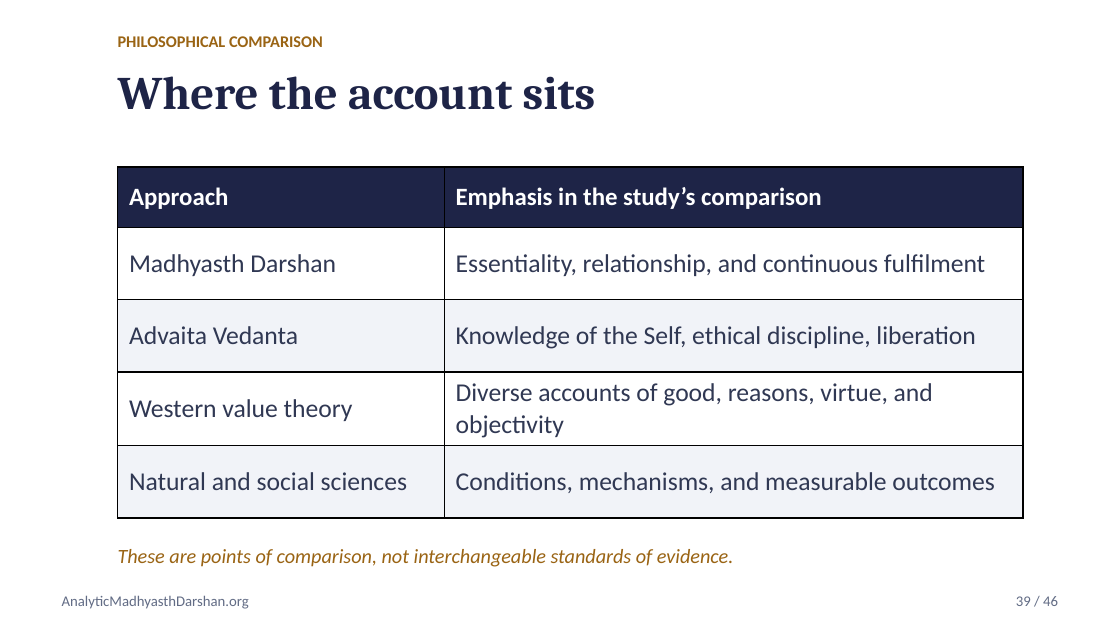
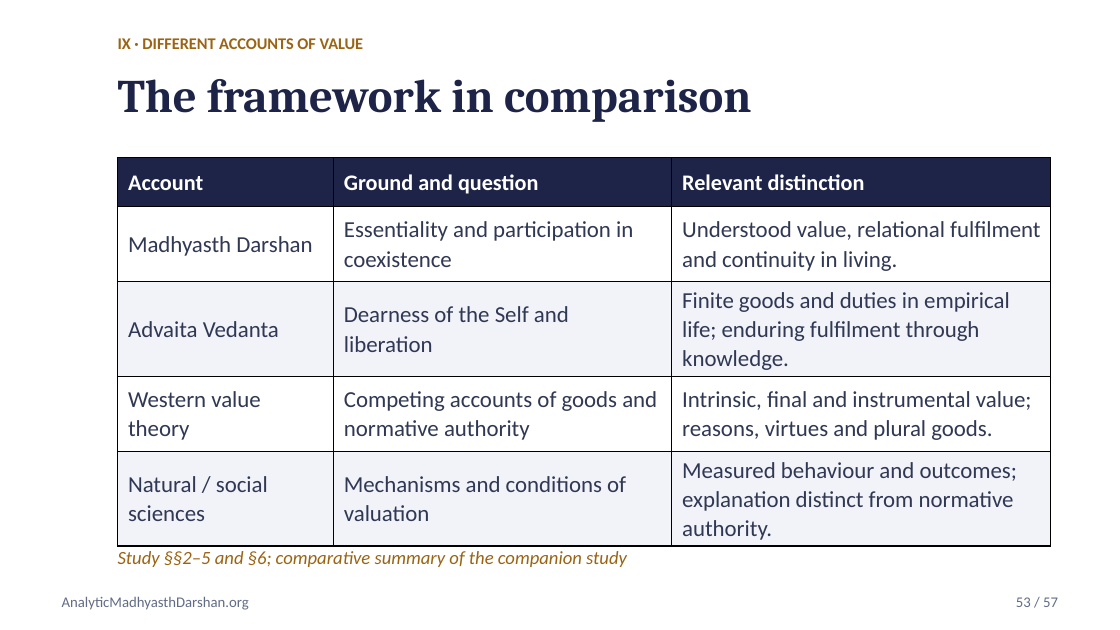
Before and after one commit to raghavamohan/AnalyticMadhyasthDarshan, a slide deck: slide 53 of Studies/Axiology-Value-Theory/Axiology-Value-Theory-Madhyasth-Darshan.pptx (slide 39 before the commit). Drawn at 1120x630 pixels with LibreOffice and Linux fonts; fonts in the diff are those of the drawing. Boxes give left, top, right and bottom in pixels: in the first picture for what was removed or moved away, otherwise in the second. Text is boxed around its words. In the diff, an @@ line names an element or a change of style, - is before the commit and + after.

Commit message:
Expand axiology companion deck with detailed value framework

```diff
--- a/Studies/Axiology-Value-Theory/Axiology-Value-Theory-Madhyasth-Darshan.pptx
+++ b/Studies/Axiology-Value-Theory/Axiology-Value-Theory-Madhyasth-Darshan.pptx
@@ text at [118,38,364,49]: text changed @@
-PHILOSOPHICAL COMPARISON
+IX · DIFFERENT ACCOUNTS OF VALUE
@@ text at [118,79,751,122]: text changed @@
-Where the account sits
+The framework in comparison
@@ table at [118,158,1052,544] @@
-column 1: Approach | Madhyasth Darshan | Advaita Vedanta | Western value theory | Natural and social sciences
-column 2: Emphasis in the study’s comparison | Essentiality, relationship, and continuous fulfilment | Knowledge of the Self, ethical discipline, liberation | Diverse accounts of good, reasons, virtue, and objectivity | Conditions, mechanisms, and measurable outcomes
+column 1: Account | Madhyasth Darshan | Advaita Vedanta | Western value theory | Natural / social sciences
+column 2: Ground and question | Essentiality and participation in coexistence | Dearness of the Self and liberation | Competing accounts of goods and normative authority | Mechanisms and conditions of valuation
+column 3: Relevant distinction | Understood value, relational fulfilment and continuity in living. | Finite goods and duties in empirical life; enduring fulfilment through knowledge. | Intrinsic, final and instrumental value; reasons, virtues and plural goods. | Measured behaviour and outcomes; explanation distinct from normative authority.
@@ table: place and size @@
-table at [118,167,1024,516]
+table at [118,158,1052,544]
@@ text at [118,551,627,567]: text changed; size 13 to 12 pt @@
-These are points of comparison, not interchangeable standards of evidence.
+Study §§2–5 and §6; comparative summary of the companion study
@@ text at [1016,597,1058,607]: text changed @@
-39 / 46
+53 / 57
```
Also in this commit, not shown: 18 other slides changed, 38 slides added, 27 slides removed, 1 other file.
